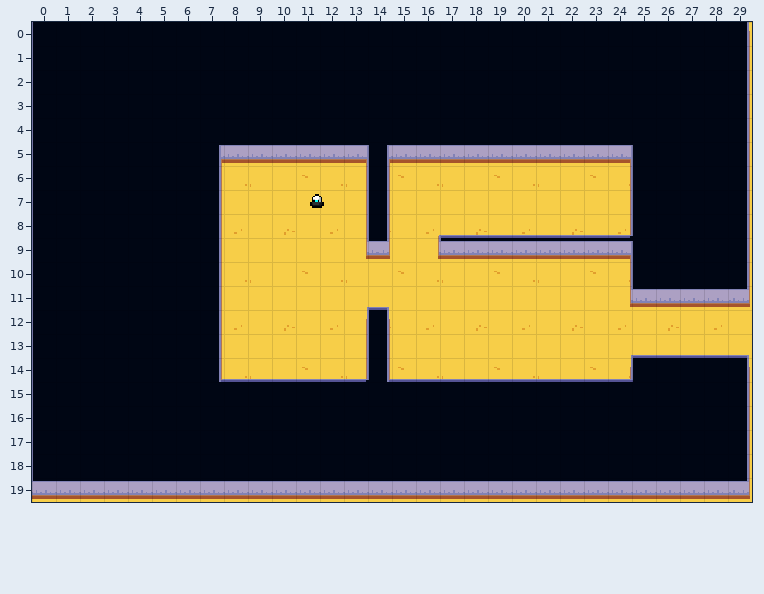
A Tiled map gets an edit: assets/level1.tmx. Above, as it was before the edit.
Cells are 16x16 px. Shown: x 0..29, y 0..19.
And afterwards:
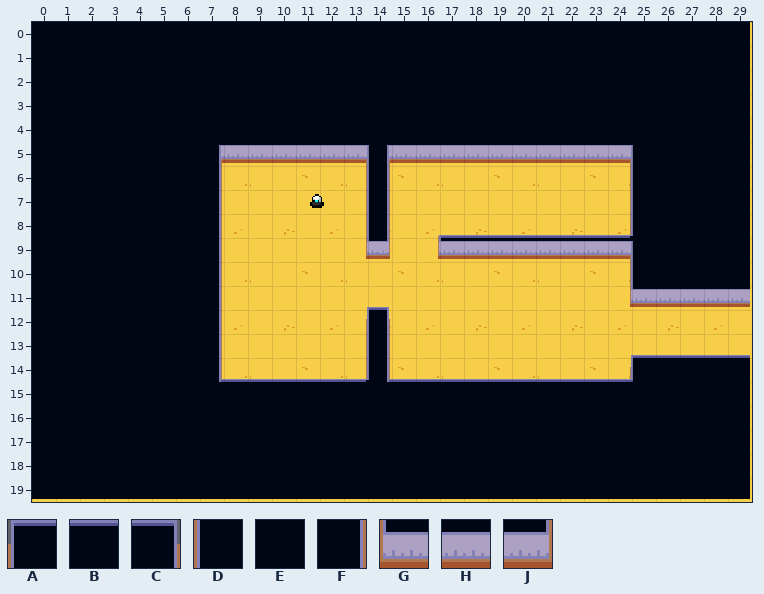
Key: from "office": A 0, B 1, C 2, D 11, E 12, F 13, G 22, H 23, J 24.
_ is an empty cell.
The exact change:
Layer "Tiles":
Tile C becomes tile B in row 14 at x 29.
Tile A becomes tile E in row 0 at x 0.
Tile C becomes tile E in row 0 at x 29.
Tile D becomes tile E in rows 1 to 18 at x 0.
Tile F becomes tile E in rows 1 to 10 at x 29; in rows 15 to 18 at x 29.
Tile G becomes tile E in row 19 at x 0.
Tile H becomes tile E in row 19 at x 1 to 28.
Tile J becomes tile E in row 19 at x 29.
Tile J becomes tile H in row 11 at x 29.
